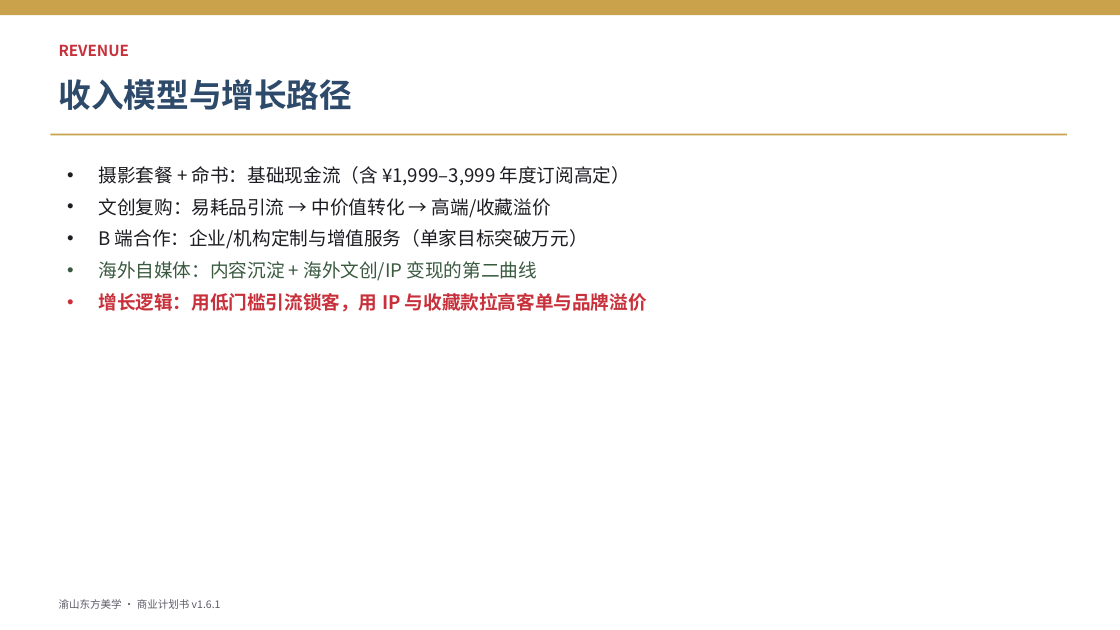
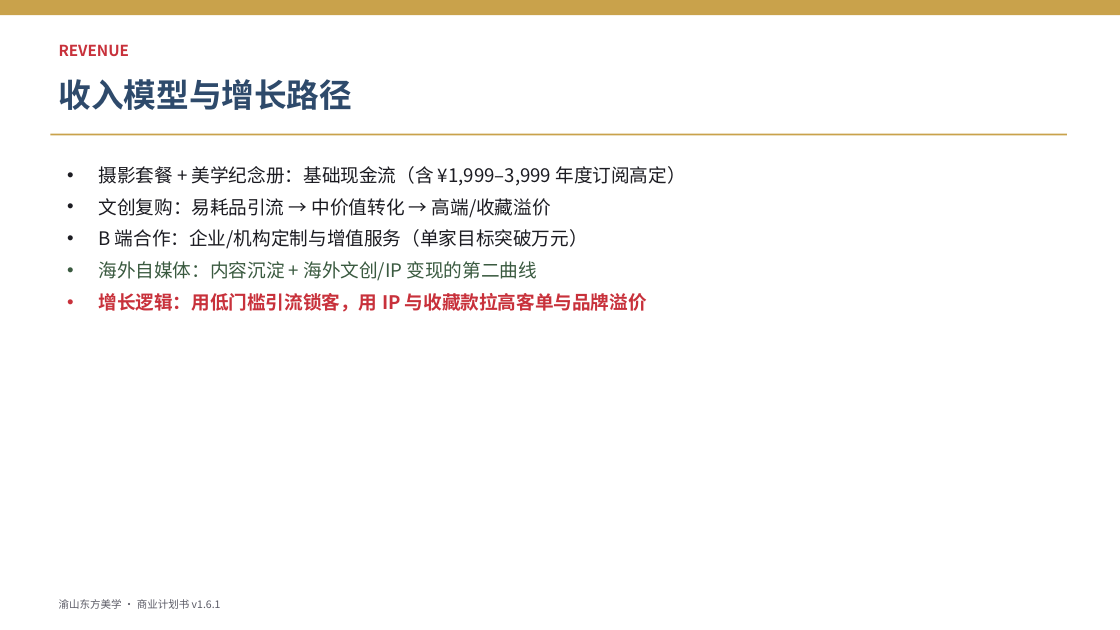
Before and after one commit to fenghuo02/ai-project, a slide deck: slide 12 of docs/business-plan-deck.pptx. Drawn at 1120x630 pixels with LibreOffice and Linux fonts; fonts in the diff are those of the drawing. Boxes give left, top, right and bottom in pixels: in the first picture for what was removed or moved away, otherwise in the second. Text is boxed around its words. In the diff, an @@ line names an element or a change of style, - is before the commit and + after.

Commit message:
chore(v1.6.2): 命书交付物下线，全文改为不含命理的「美学纪念册」
项目以后不再为客户生成「命书」。将原命书在交付/定价/订阅/合同中的位置，
统一替换为不含命理推算的「美学纪念册」（汇编客户专属命主画像/节气壁纸/
节气与五行美学图文），保留原价格档与收入结构，仅去除命理属性。

变更文件：
- docs/business-plan-chongqing-yixue-photo.md（主计划书 v1.6.1→v1.6.2，新增变更日志）
- docs/business-plan-teacher-edition.md（老师版）
- docs/products/00-sku-overview.md / sku-tier2-midrange.md / sku-tier3-premium.md
- docs/contracts/02-company-A-media-charter.md（A 公司章程：交付物/IP/命名口径）
- docs/business-plan-deck.pptx（PPT 同步重生成）

合规：美学纪念册仅作美学纪念读物，保留 AIGC 声明，严禁命理/算命/改运表述；
八字仅作命主画像/壁纸的色彩坐标美学用途，不产出命理文字交付物。

```diff
--- a/docs/business-plan-deck.pptx
+++ b/docs/business-plan-deck.pptx
@@ text at box(99, 166, 685, 186): text changed @@
-• 摄影套餐 + 命书：基础现金流（含 ¥1,999–3,999 年度订阅高定）
+• 摄影套餐 + 美学纪念册：基础现金流（含 ¥1,999–3,999 年度订阅高定）
```
Also in this commit, not shown: 5 other slides changed, 6 other files.
